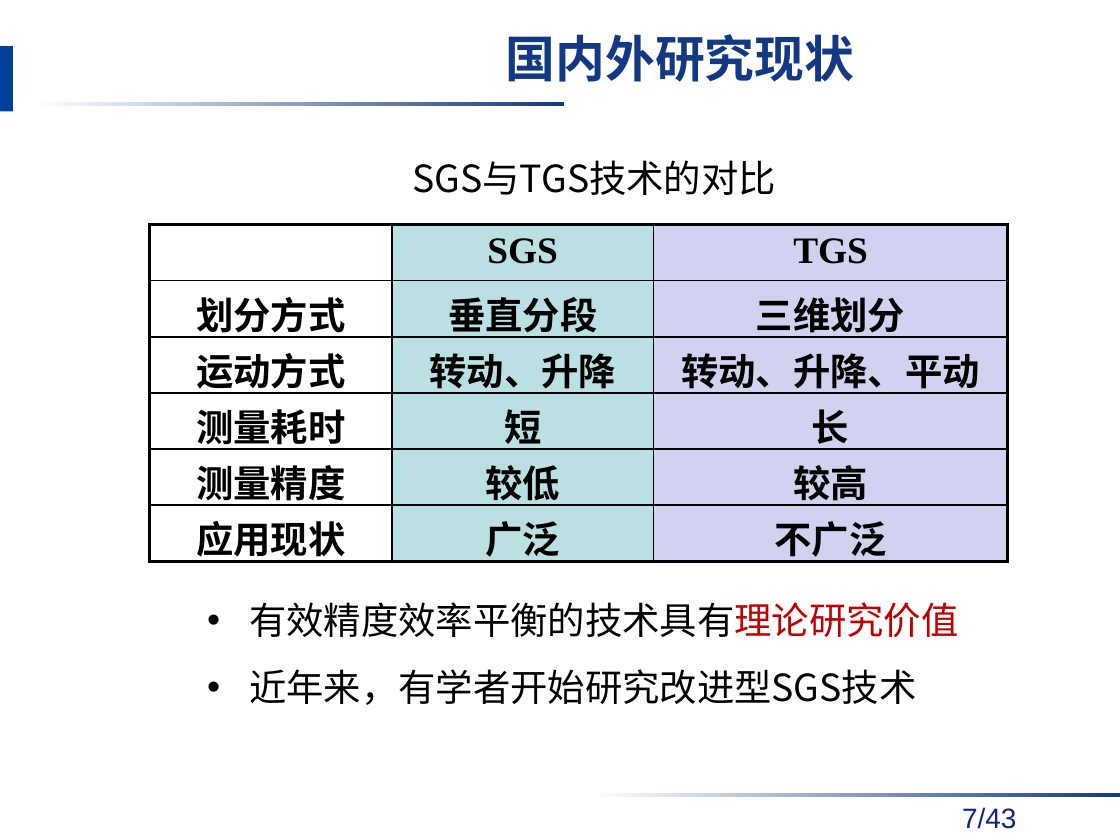
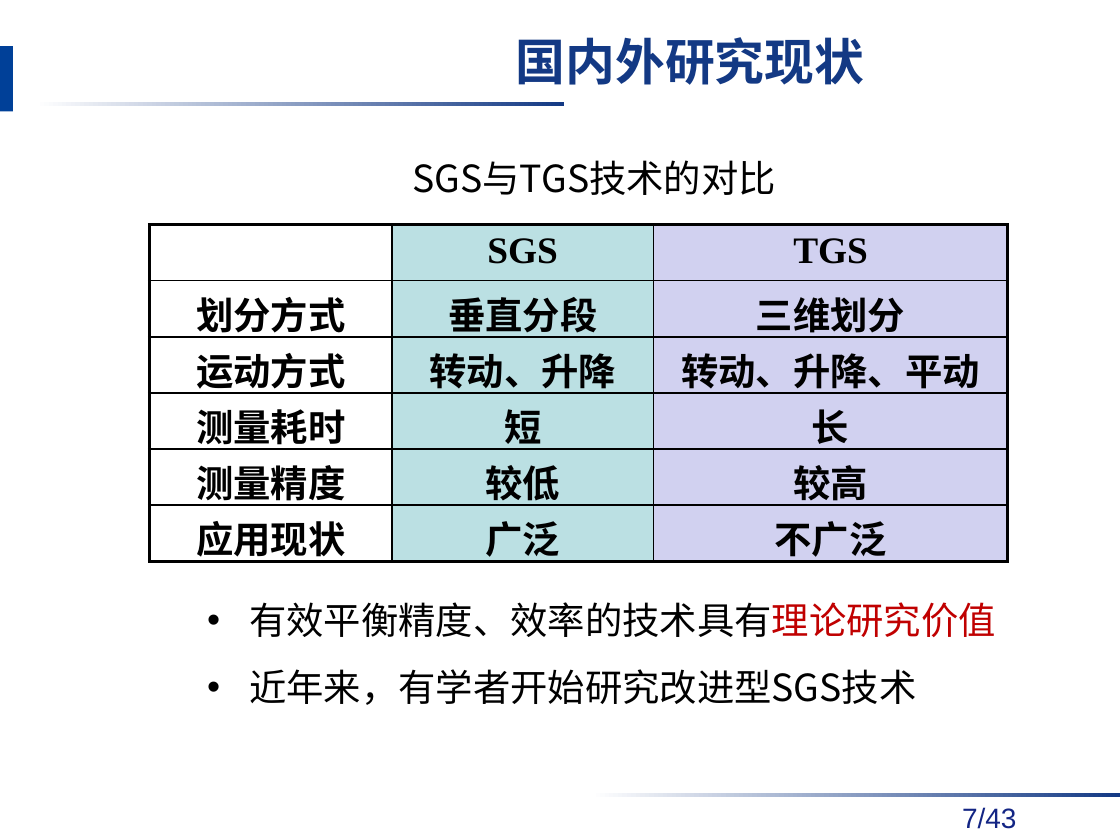
Before and after one commit to danxibao/NDAPapers, a slide deck: slide 7 of 答辩/毕业答辩报告v2-饶开源.pptx. Drawn at 1120x840 pixels with LibreOffice and Linux fonts; fonts in the diff are those of the drawing; background and template pictures are left out. Boxes give left, top, right and bottom in pixels: in the first picture for what was removed or moved away, otherwise in the second. Text is boxed around its words. In the diff, an @@ line names an element or a change of style, - is before the commit and + after.

```diff
--- a/答辩/毕业答辩报告v2-饶开源.pptx
+++ b/答辩/毕业答辩报告v2-饶开源.pptx
@@ title "国内外研究现状": place and size @@
-title "国内外研究现状" at bbox=[506, 34, 855, 82]
+title "国内外研究现状" at bbox=[516, 37, 865, 85]
@@ text at bbox=[249, 602, 996, 637]: text changed @@
-• 有效精度效率平衡的技术具有理论研究价值
+• 有效平衡精度、效率的技术具有理论研究价值
```
Also in this commit, not shown: 7 other slides changed, 1 other file.
